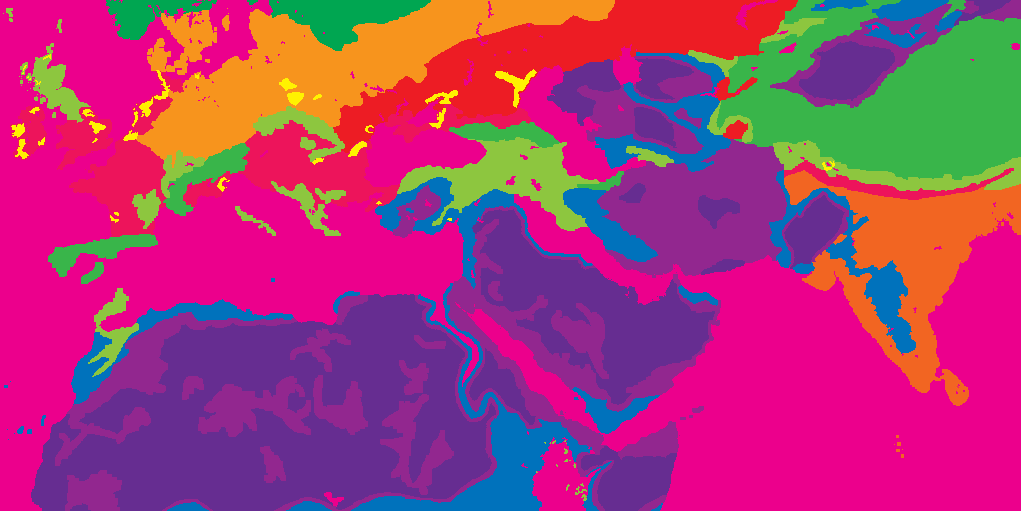
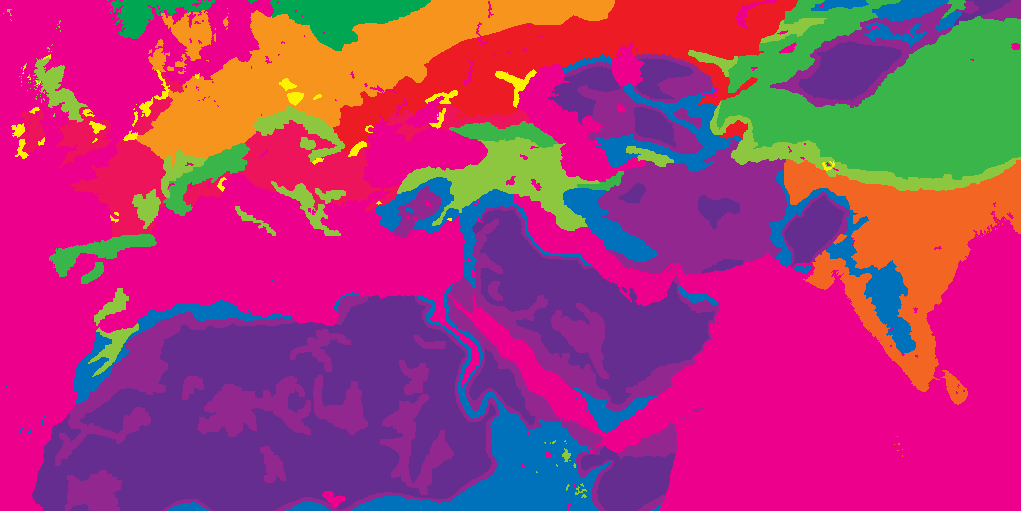
The second w=1021, h=511 image is a revision of the first. Changes to its layers:
painted on "map_climates" over [4, 0, 1021, 511]
